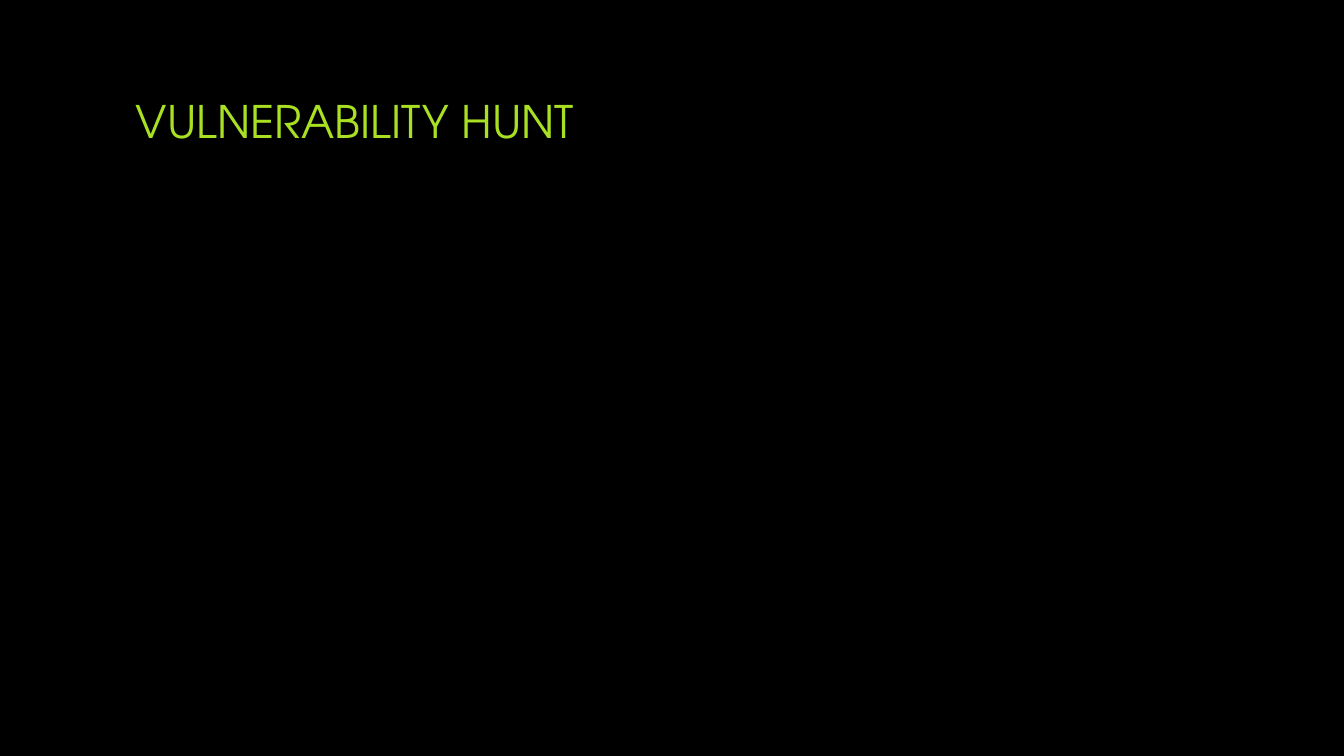
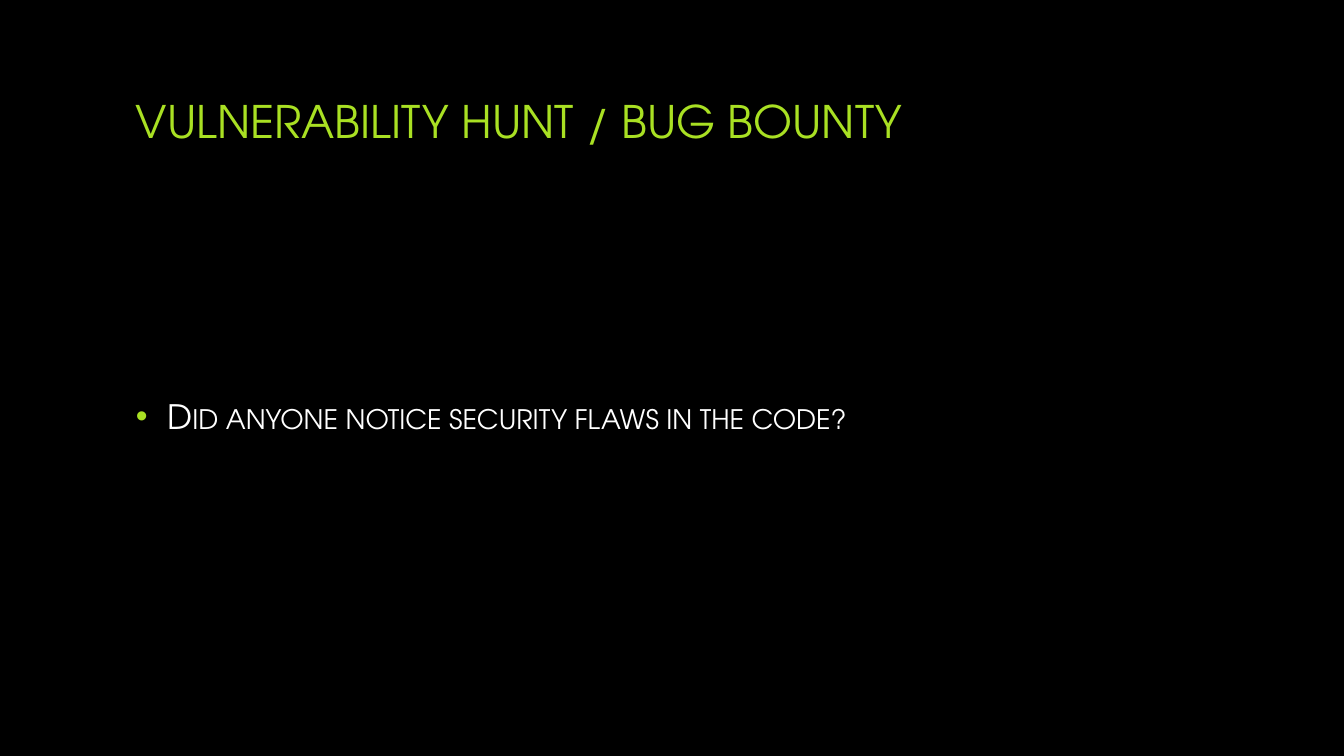
Before and after one commit to jjdm/cissp-software, a slide deck: slide 17 of docs/Software Development - CISSP.pptx (slide 23 before the commit). Drawn at 1344x756 pixels with LibreOffice and Linux fonts; fonts in the diff are those of the drawing; background and template pictures are left out. Boxes give left, top, right and bottom in pixels: in the first picture for what was removed or moved away, otherwise in the second. Text is boxed around its words. In the diff, an @@ line names an element or a change of style, - is before the commit and + after.

```diff
--- a/docs/Software Development - CISSP.pptx
+++ b/docs/Software Development - CISSP.pptx
@@ title at [136, 104, 903, 139]: text changed @@
-VULNERABILITY HUNT
+VULNERABILITY HUNT / BUG BOUNTY
@@ text added at [226, 408, 847, 430], 24 pt, text #FFFFFF, small capitals @@
+• Did anyone notice security flaws in the code?
```
Also in this commit, not shown: 6 other slides changed, 3 slides added, 11 slides removed, 5 other files.
